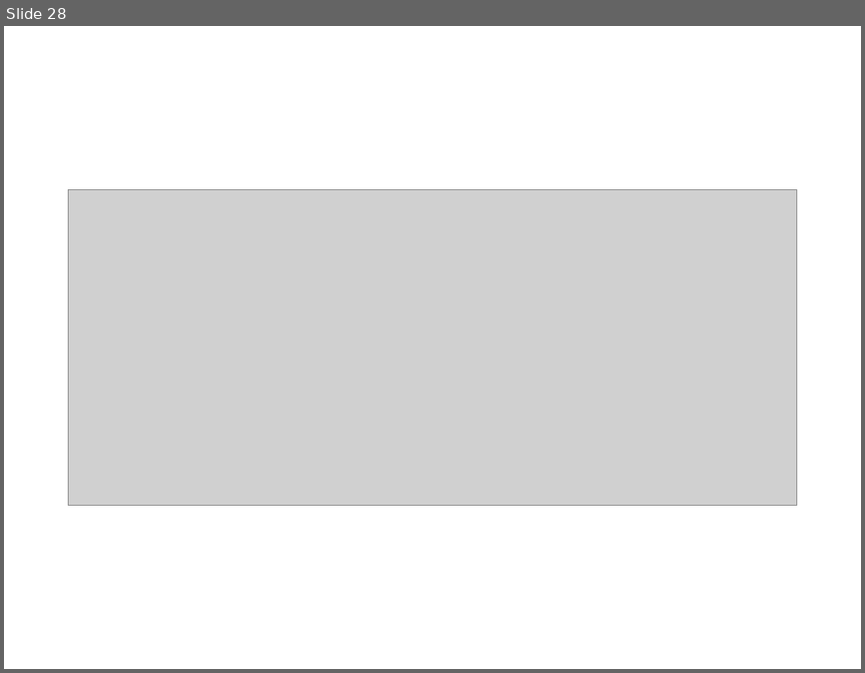
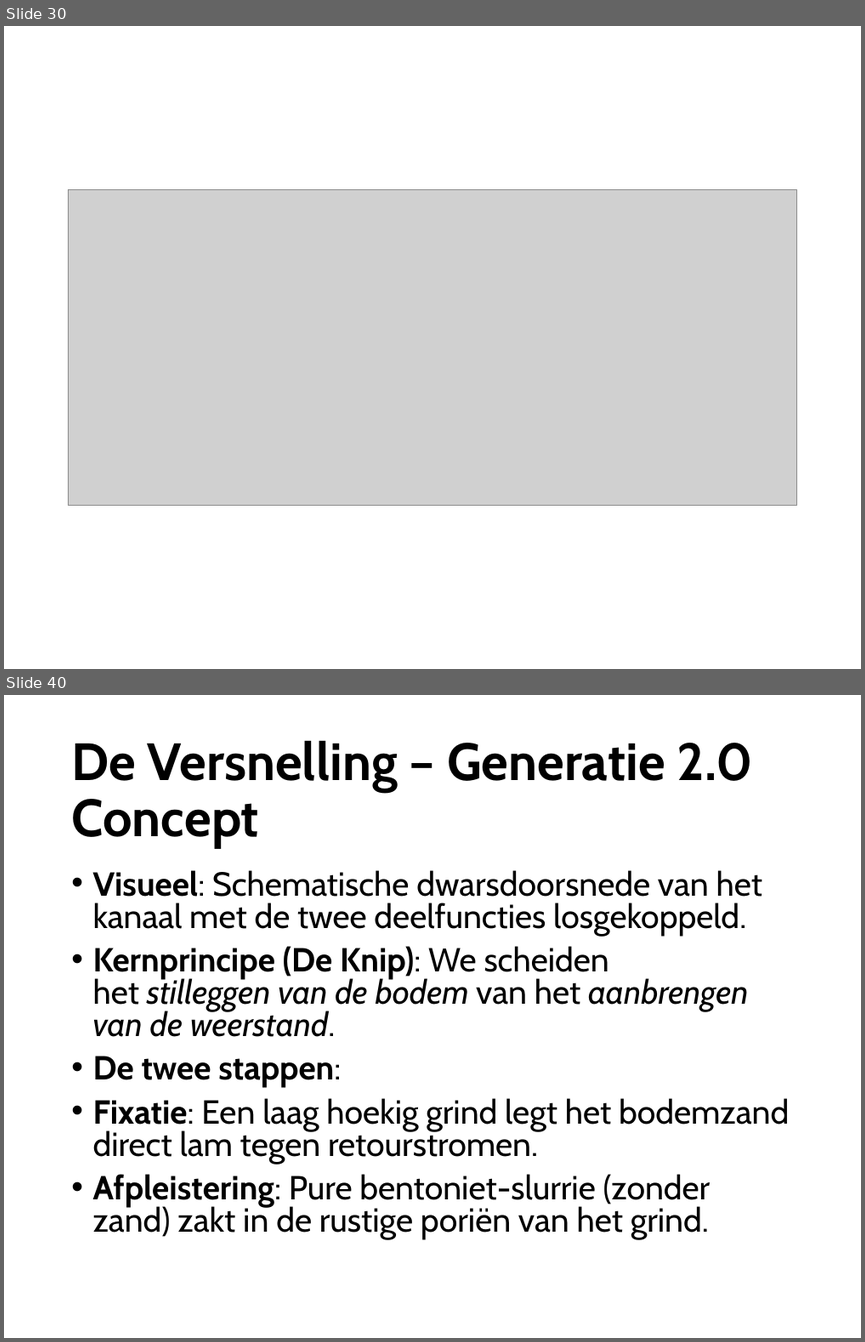
Before and after one commit to Olsthoorn/mf6lab, a slide deck: Projects/ARK_RWS/images/Plaatjes_RWS_ARK.pptx. Shown one above the other, each under a label of ours: slide 28 before the commit, slides 30 and 40 after it; the slides between them are not shown. The pictures are 865x673 and 865x1342 pixels, drawn with LibreOffice and Linux fonts; fonts in the diff are those of the drawing; grey boxes stand for pictures. Boxes give left, top, right and bottom in pixels: in the first picture for what was removed or moved away, otherwise in the second. Text is boxed around its words. In the diff, an @@ line names an element or a change of style, - is before the commit and + after.

```diff
--- a/Projects/ARK_RWS/images/Plaatjes_RWS_ARK.pptx
+++ b/Projects/ARK_RWS/images/Plaatjes_RWS_ARK.pptx
@@ slide 40 added at (4, 695, 861, 1338), background #FFFFFF @@
@@ title added at (71, 740, 754, 848), 44 pt, text #000000, bold @@
+De Versnelling – Generatie 2.0 Concept
@@ text added at (93, 870, 789, 1240), 28 pt, text #000000 @@
+• Visueel: Schematische dwarsdoorsnede van het kanaal met de twee deelfuncties losgekoppeld.
+• Kernprincipe (De Knip): We scheiden het stilleggen van de bodem van het aanbrengen van de weerstand.
+• De twee stappen:
+• Fixatie: Een laag hoekig grind legt het bodemzand direct lam tegen retourstromen.
+• Afpleistering: Pure bentoniet-slurrie (zonder zand) zakt in de rustige poriën van het grind.
@@ what was slide 28 is now slide 30 @@
```
Also in this commit, not shown: 16 other slides added, 28 other files.
